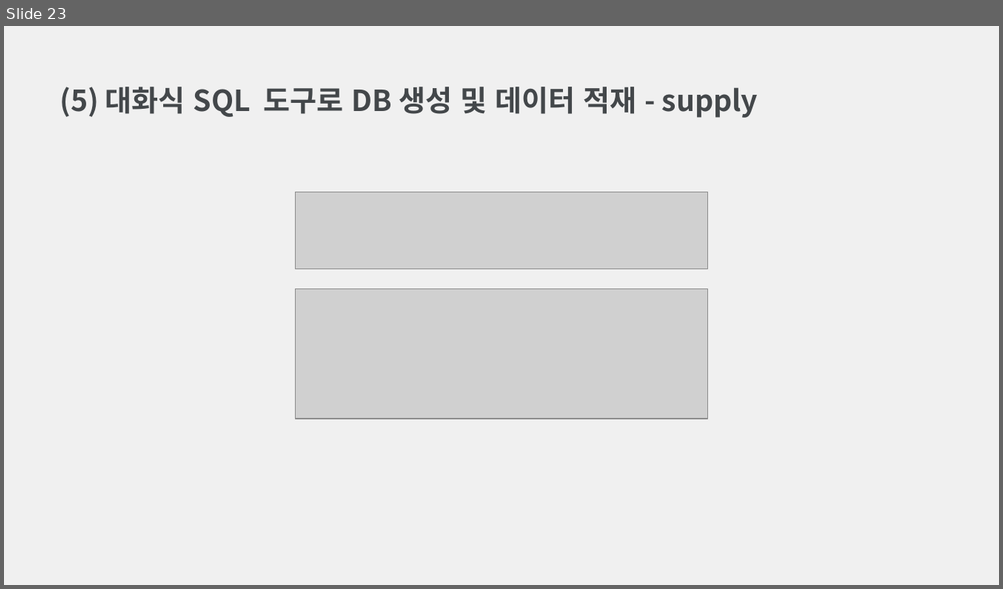
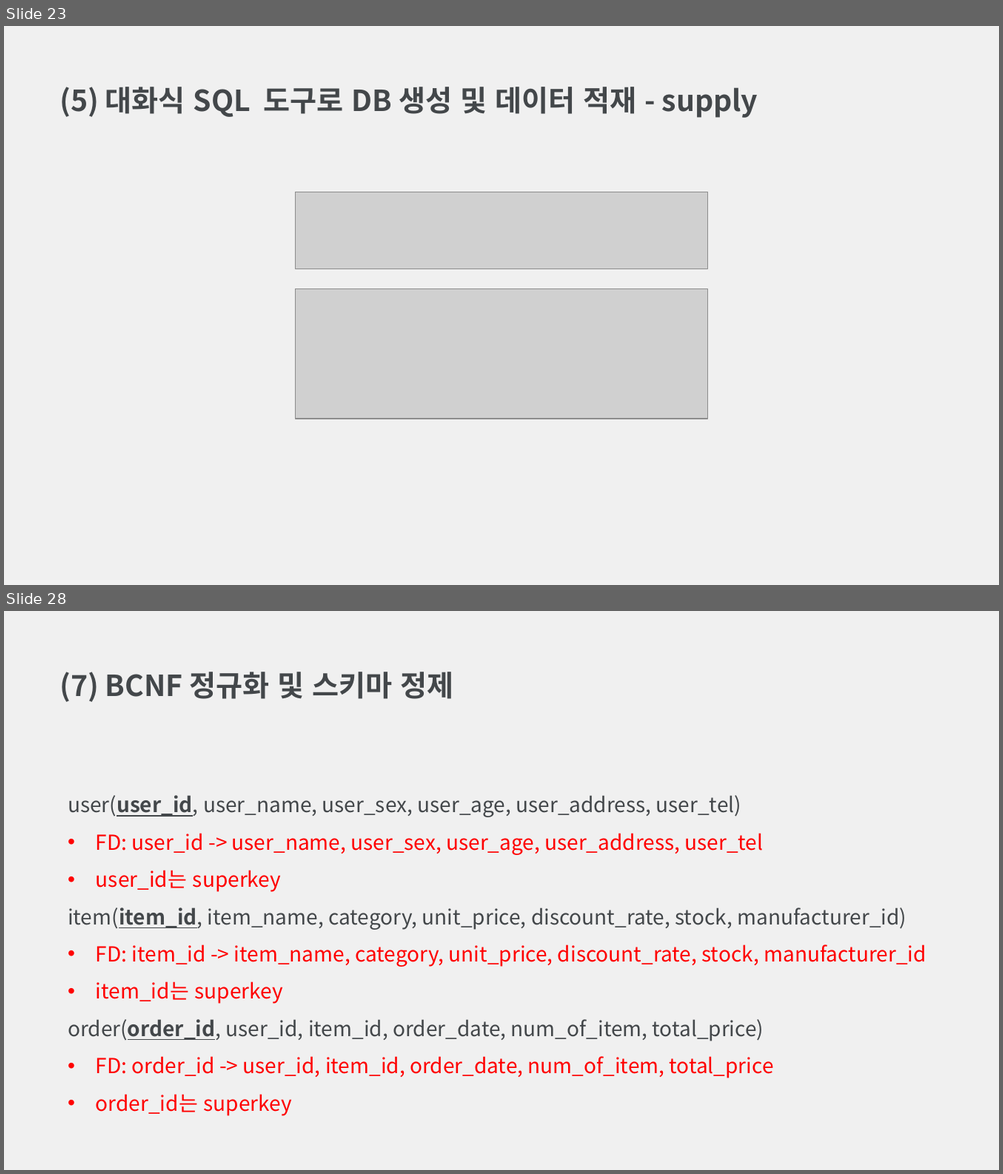
Before and after one commit to Archive-CAU/Database-Design, a slide deck: 데이터베이스설계 과제 4.pptx. Shown one above the other, each under a label of ours: slide 23 before the commit, slides 23 and 28 after it; the slides between them are not shown. The pictures are 1003x589 and 1003x1174 pixels, drawn with LibreOffice and Linux fonts; fonts in the diff are those of the drawing; grey boxes stand for pictures. Boxes give left, top, right and bottom in pixels: in the first picture for what was removed or moved away, otherwise in the second. Text is boxed around its words. In the diff, an @@ line names an element or a change of style, - is before the commit and + after.

```diff
--- a/데이터베이스설계 과제 4.pptx
+++ b/데이터베이스설계 과제 4.pptx
@@ slide 28 added at <box>4,611,999,1170</box>, background #F0F0F0 @@
@@ text added at <box>60,672,453,702</box>, 28 pt, text #43474A, bold @@
+(7) BCNF 정규화 및 스키마 정제
@@ text added at <box>68,795,925,1116</box>, 20 pt, text #FF0000 @@
+user(user_id, user_name, user_sex, user_age, user_address, user_tel)
+• FD: user_id -> user_name, user_sex, user_age, user_address, user_tel
+• user_id는 superkey
+item(item_id, item_name, category, unit_price, discount_rate, stock, manufacturer_id)
+• FD: item_id -> item_name, category, unit_price, discount_rate, stock, manufacturer_id
+• item_id는 superkey
+order(order_id, user_id, item_id, order_date, num_of_item, total_price)
+• FD: order_id -> user_id, item_id, order_date, num_of_item, total_price
+• order_id는 superkey
```
Also in this commit, not shown: 3 slides changed, 7 other slides added, 2 other files.
